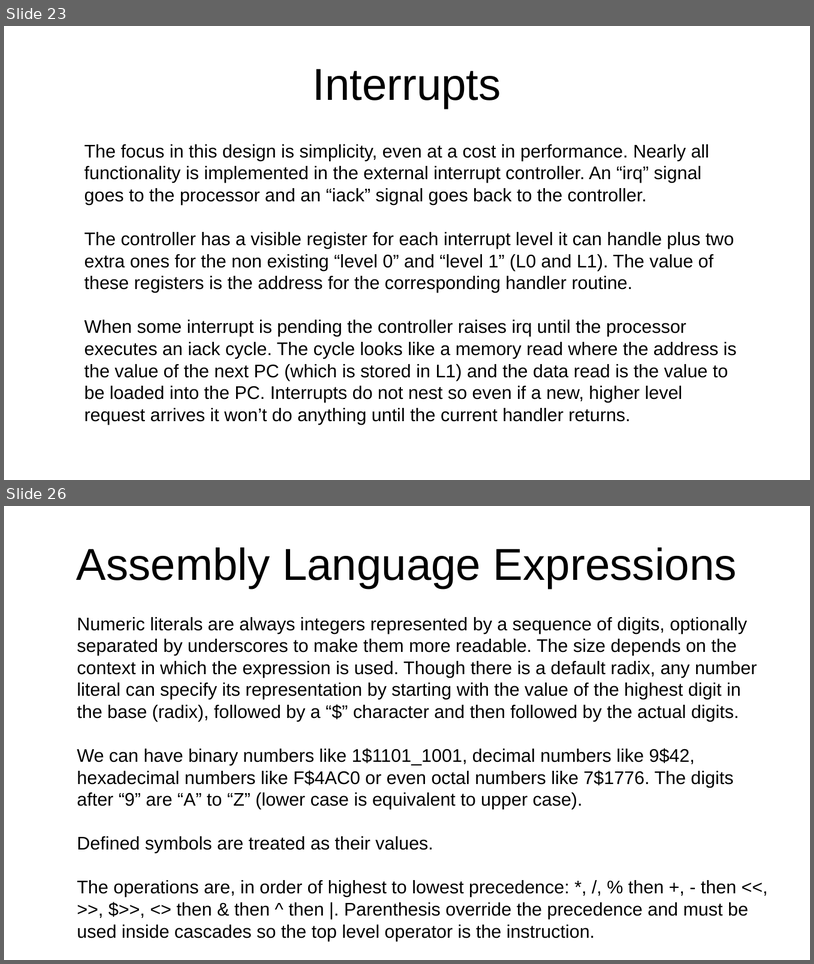
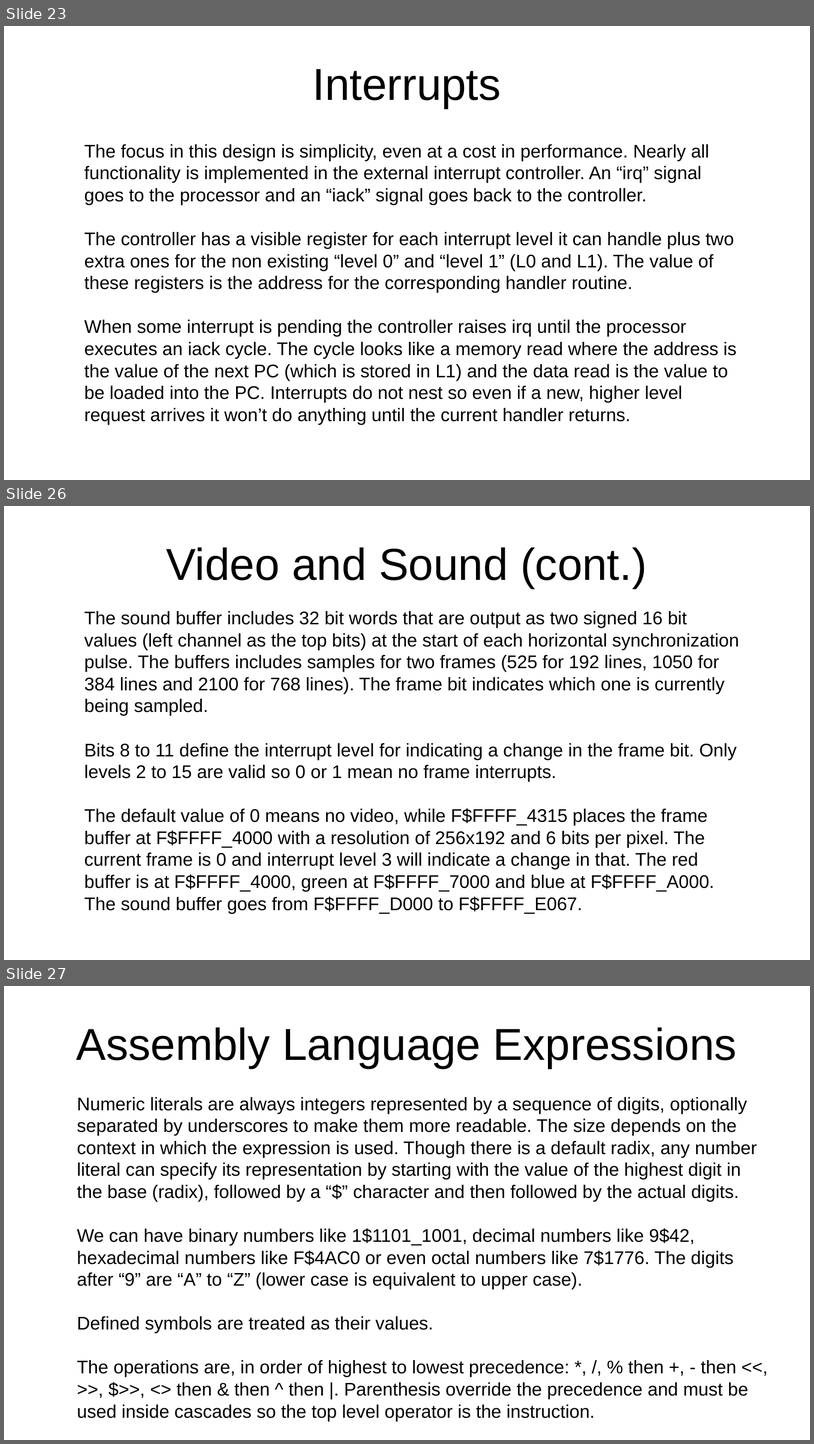
Before and after one commit to jeceljr/baby42, a slide deck: doc/baby42_slides.odp. Shown one above the other, each under a label of ours: slides 23 and 26 before the commit, slides 23, 26 and 27 after it; the slides between them are not shown. The pictures are 814x964 and 814x1444 pixels, drawn with LibreOffice and Linux fonts; fonts in the diff are those of the drawing. Boxes give left, top, right and bottom in pixels: in the first picture for what was removed or moved away, otherwise in the second. Text is boxed around its words. In the diff, an @@ line names an element or a change of style, - is before the commit and + after.

Commit message:
add sound and make all jumps relative

```diff
--- a/doc/baby42_slides.odp
+++ b/doc/baby42_slides.odp
@@ slide 26 added at [4,506,810,960], background #FFFFFF @@
@@ title added at [166,547,647,588], 44 pt, text #000000 @@
+Video and Sound (cont.)
@@ text added at [84,611,740,913], 18 pt, text #000000 @@
+The sound buffer includes 32 bit words that are output as two signed 16 bit values (left channel as the top bits) at the start of each horizontal synchronization pulse. The buffers includes samples for two frames (525 for 192 lines, 1050 for 384 lines and 2100 for 768 lines). The frame bit indicates which one is currently being sampled.
+Bits 8 to 11 define the interrupt level for indicating a change in the frame bit. Only levels 2 to 15 are valid so 0 or 1 mean no frame interrupts.
+The default value of 0 means no video, while F$FFFF_4315 places the frame buffer at F$FFFF_4000 with a resolution of 256x192 and 6 bits per pixel. The current frame is 0 and interrupt level 3 will indicate a change in that. The red buffer is at F$FFFF_4000, green at F$FFFF_7000 and blue at F$FFFF_A000. The sound buffer goes from F$FFFF_D000 to F$FFFF_E067.
@@ what was slide 26 is now slide 27 @@
```
Also in this commit, not shown: 3 slides changed, 1 other file.
